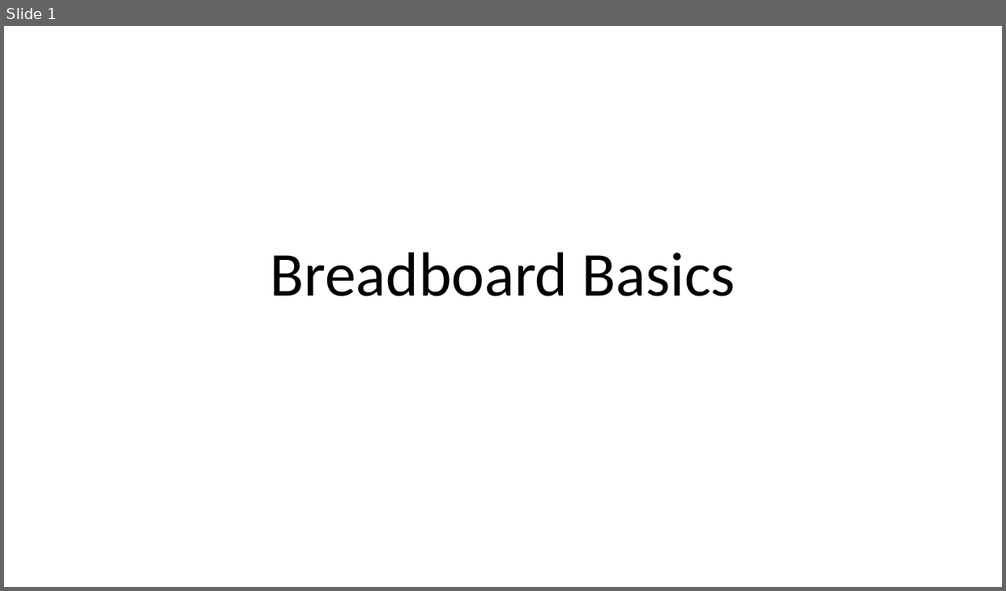
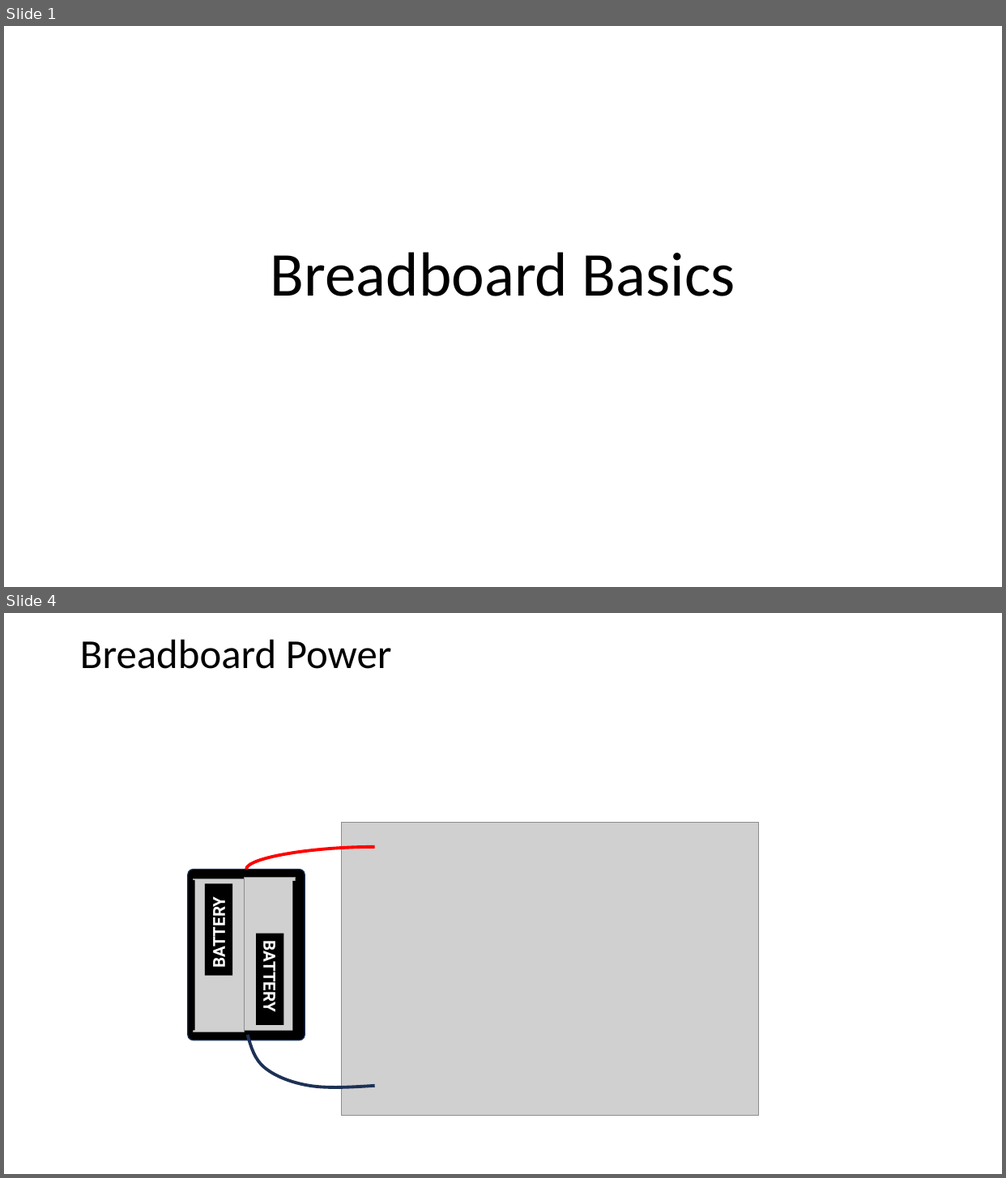
Before and after one commit to dmccreary/beginning-electronics, a slide deck: slides/Breadboard-Basics.pptx. Shown one above the other, each under a label of ours: slide 1 before the commit, slides 1 and 4 after it; the slides between them are not shown. The pictures are 1006x591 and 1006x1178 pixels, drawn with LibreOffice and Linux fonts; fonts in the diff are those of the drawing; grey boxes stand for pictures. Boxes give left, top, right and bottom in pixels: in the first picture for what was removed or moved away, otherwise in the second. Text is boxed around its words. In the diff, an @@ line names an element or a change of style, - is before the commit and + after.

```diff
--- a/slides/Breadboard-Basics.pptx
+++ b/slides/Breadboard-Basics.pptx
@@ slide 4 added at (4,613,1002,1174), background #FFFFFF @@
@@ title added at (80,639,392,669), 39.6 pt, text #000000 @@
+Breadboard Power
@@ picture added at (342,823,759,1116) @@
@@ curved line added from (246, 870) to (374, 847), #FF0000 3 pt @@
@@ rounded rectangle added at (188,869,305,1041), fill #000000, outline #1E3256 1 pt @@
@@ picture added at (194,879,245,1033) @@
@@ picture added at (245,877,296,1031) @@
@@ rectangle added at (189,880,195,1031), fill #000000 @@
@@ rectangle added at (206,884,233,976), fill #000000, 16 pt, text #FFFFFF, bold @@
+BATTERY
@@ rectangle added at (293,881,298,1032), fill #000000 @@
@@ rectangle added at (256,934,284,1025), fill #000000, 16 pt, text #FFFFFF, bold @@
+BATTERY
@@ freeform shape added at (247,1035,374,1088), outline #1E3256 3 pt @@
```
Also in this commit, not shown: 4 other slides added, 3 other files.
